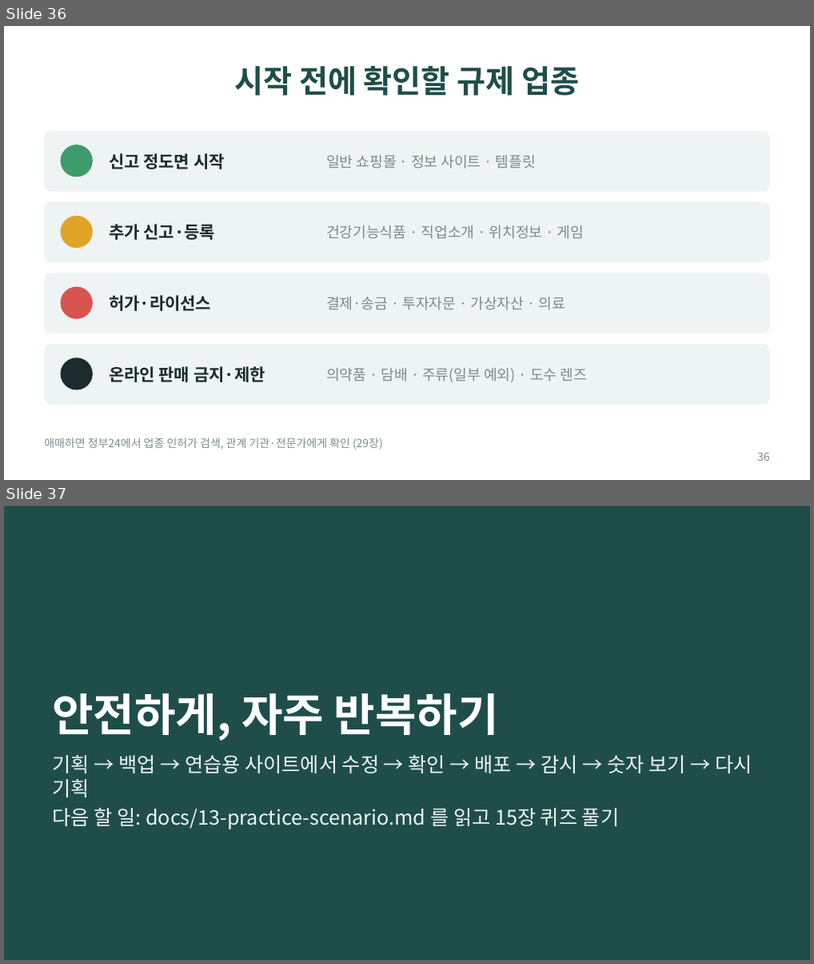
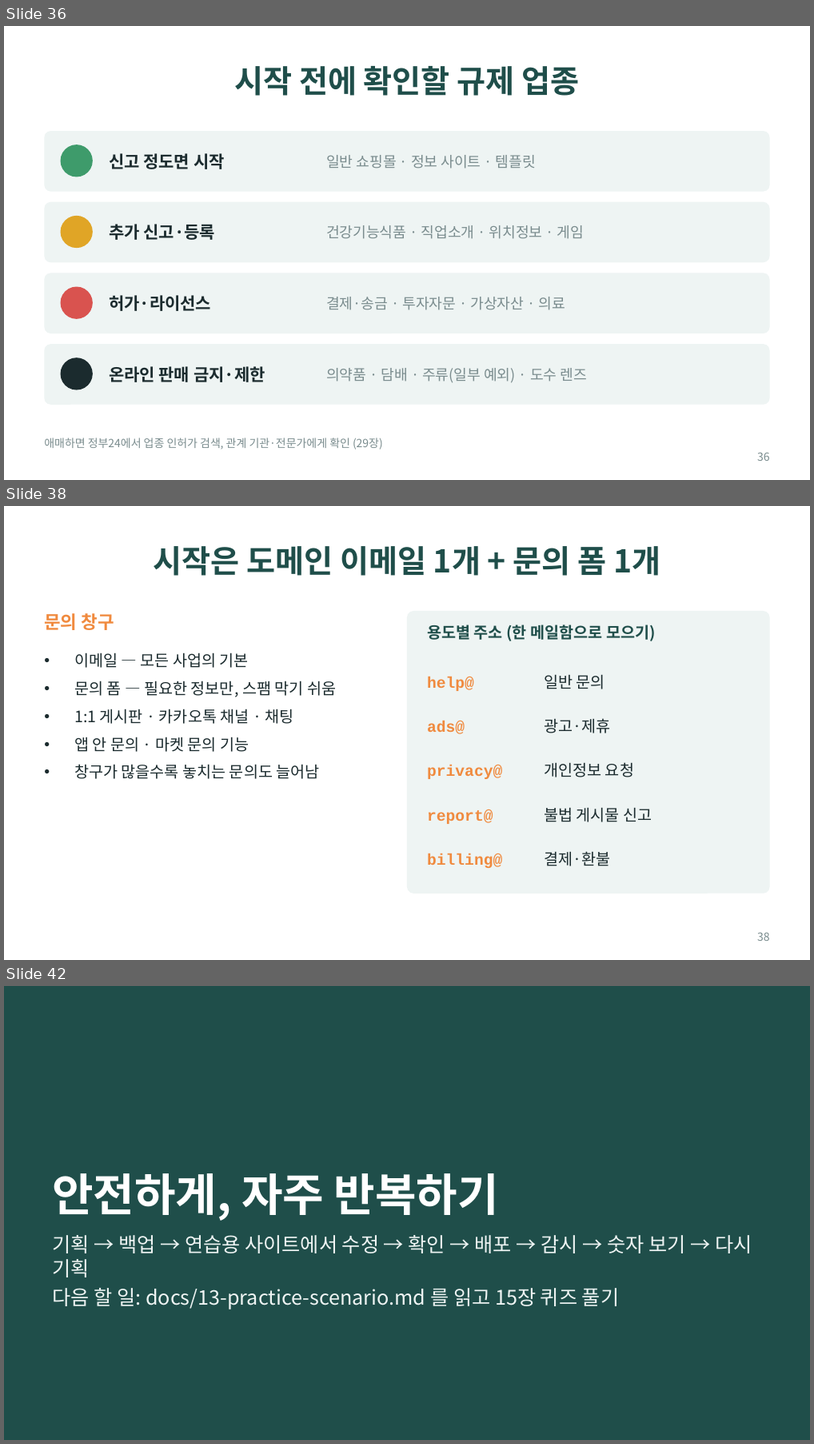
Before and after one commit to bincodin-ko/stanford-study, a slide deck: slides/internet-business-101.pptx. Shown one above the other, each under a label of ours: slides 36 and 37 before the commit, slides 36, 38 and 42 after it; the slides between them are not shown. The pictures are 814x964 and 814x1444 pixels, drawn with LibreOffice and Linux fonts; fonts in the diff are those of the drawing. Boxes give left, top, right and bottom in pixels: in the first picture for what was removed or moved away, otherwise in the second. Text is boxed around its words. In the diff, an @@ line names an element or a change of style, - is before the commit and + after.

```diff
--- a/slides/internet-business-101.pptx
+++ b/slides/internet-business-101.pptx
@@ slide 38 added at (4,506,810,960), background #FFFFFF @@
@@ title added at (153,546,662,576), 28 pt, text #1F4E4A, bold @@
+시작은 도메인 이메일 1개 + 문의 폼 1개
@@ text added at (44,613,114,630), 16 pt, text #F08A3E, bold @@
+문의 창구
@@ rounded rectangle added at (407,611,770,893), fill #EEF4F3 @@
@@ text added at (427,624,656,641), 14 pt, text #1F4E4A, bold @@
+용도별 주소 (한 메일함으로 모으기)
@@ text added at (74,652,336,779), 14 pt, text #1B2B2E @@
+• 이메일 — 모든 사업의 기본
+• 문의 폼 — 필요한 정보만, 스팸 막기 쉬움
+• 1:1 게시판 · 카카오톡 채널 · 채팅
+• 앱 안 문의 · 마켓 문의 기능
+• 창구가 많을수록 놓치는 문의도 늘어남
@@ text added at (427,676,474,691), 14 pt, text #F08A3E, bold @@
+help@
@@ text added at (544,674,606,689), 14 pt, text #1B2B2E @@
+일반 문의
@@ text added at (427,720,465,734), 14 pt, text #F08A3E, bold @@
+ads@
@@ text added at (544,718,610,733), 14 pt, text #1B2B2E @@
+광고·제휴
@@ text added at (427,765,502,779), 14 pt, text #F08A3E, bold @@
+privacy@
@@ text added at (544,762,634,777), 14 pt, text #1B2B2E @@
+개인정보 요청
@@ text added at (427,809,493,824), 14 pt, text #F08A3E, bold @@
+report@
@@ text added at (544,807,652,822), 14 pt, text #1B2B2E @@
+불법 게시물 신고
@@ text added at (427,854,502,868), 14 pt, text #F08A3E, bold @@
+billing@
@@ text added at (544,851,610,866), 14 pt, text #1B2B2E @@
+결제·환불
@@ page number added at (758,932,770,940), 10 pt, text #7A8C8E @@
+38
@@ what was slide 37 is now slide 42 @@
```
Also in this commit, not shown: 4 other slides added, 6 other files.
